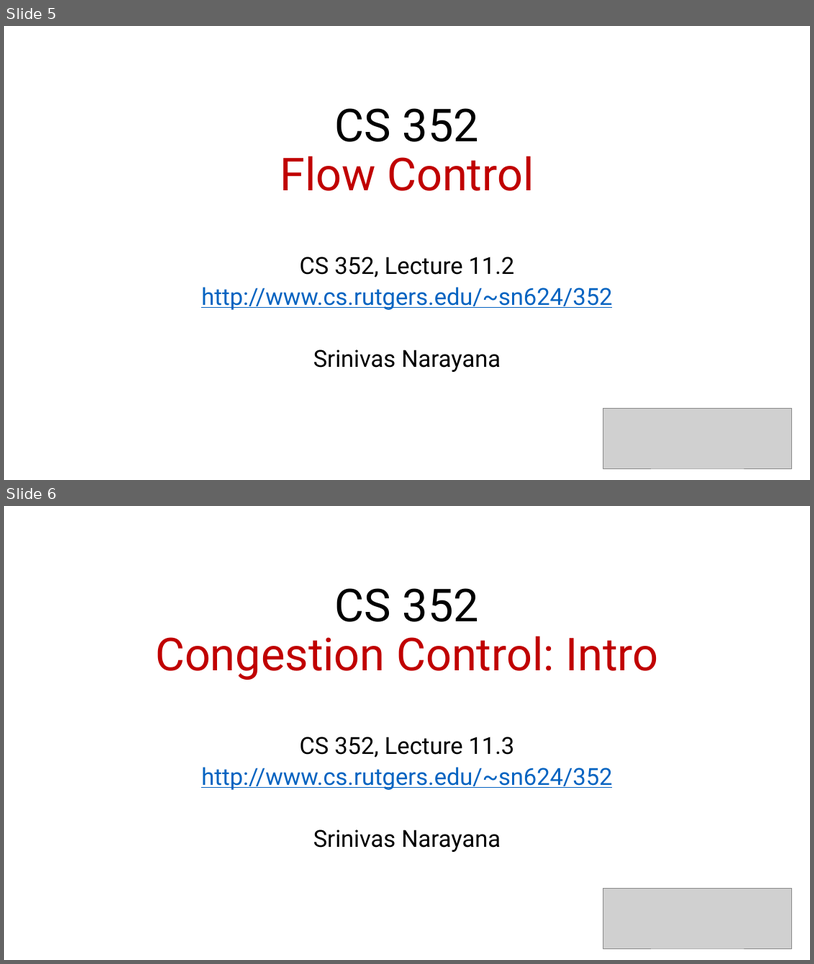
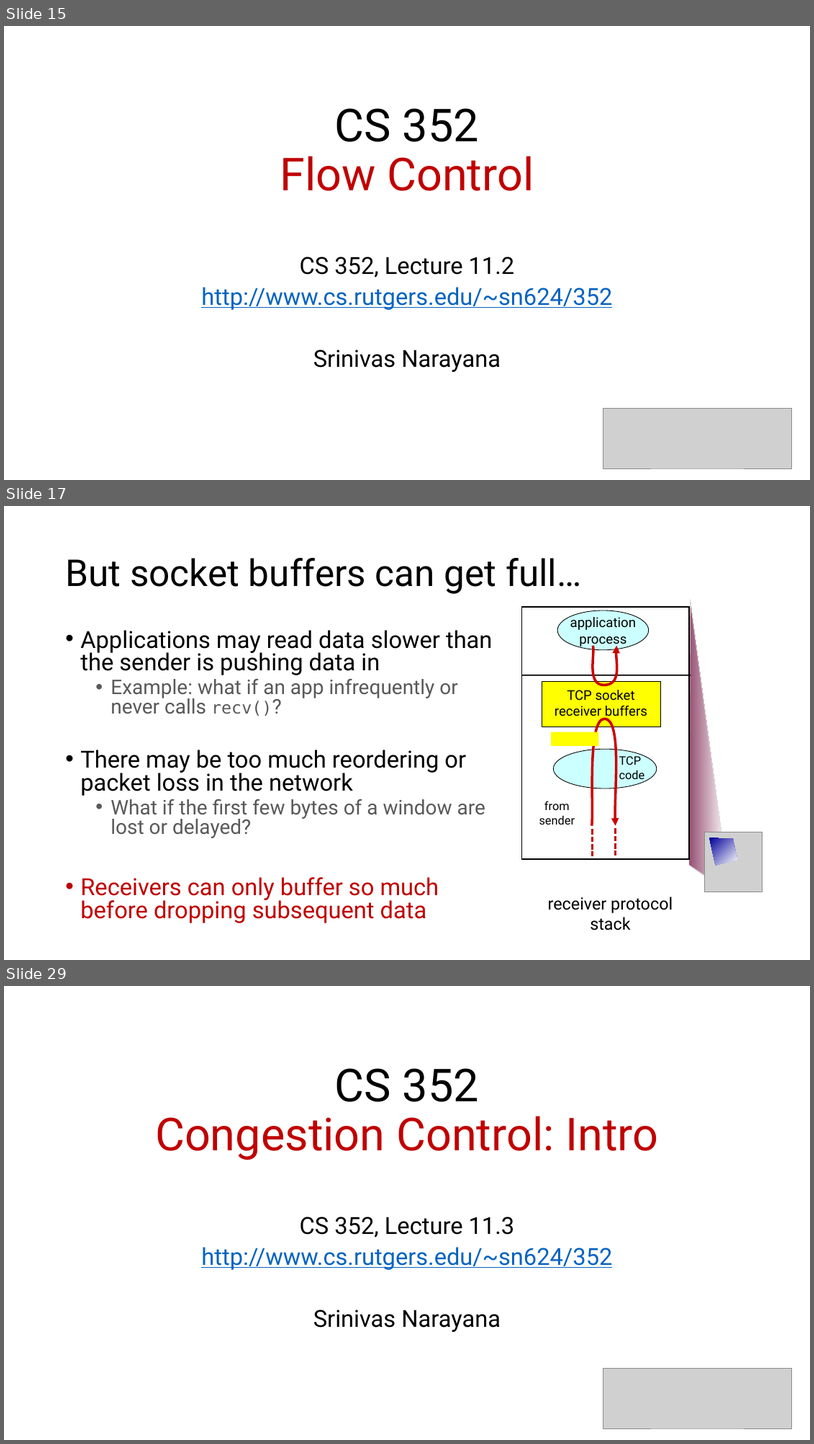
Before and after one commit to ngsrinivas/coursegen, a slide deck: ex/352-S21/staging/352-S21/lectures/transport-tcp-ordering-flow-control-intro-congestion-control.pptx. Shown one above the other, each under a label of ours: slides 5 and 6 before the commit, slides 15, 17 and 29 after it; the slides between them are not shown. The pictures are 814x964 and 814x1444 pixels, drawn with LibreOffice and Linux fonts; fonts in the diff are those of the drawing; grey boxes stand for pictures. Boxes give left, top, right and bottom in pixels: in the first picture for what was removed or moved away, otherwise in the second. Text is boxed around its words. In the diff, an @@ line names an element or a change of style, - is before the commit and + after.

```diff
--- a/ex/352-S21/staging/352-S21/lectures/transport-tcp-ordering-flow-control-intro-congestion-control.pptx
+++ b/ex/352-S21/staging/352-S21/lectures/transport-tcp-ordering-flow-control-intro-congestion-control.pptx
@@ slide 17 added at [4,506,810,960], background #FFFFFF @@
@@ title added at [65,558,581,594], 44 pt, text #000000 @@
+But socket buffers can get full…
@@ text added at [80,630,492,923], 28 pt, text #000000 @@
+• Applications may read data slower than the sender is pushing data in
+  • Example: what if an app infrequently or never calls recv()?
+• There may be too much reordering or packet loss in the network
+  • What if the first few bytes of a window are lost or delayed?
+• Receivers can only buffer so much before dropping subsequent data
@@ group added at [522,600,763,930]: 4 freeform shapes, 4 texts, 3 rectangles, 3 lines, 2 ellipses, 1 picture @@
+application
+process
+TCP socket
+receiver buffers
+TCP
+code
+receiver protocol stack
+from sender
@@ what was slide 5 is now slide 15 @@
@@ what was slide 6 is now slide 29 @@
```
Also in this commit, not shown: 32 other slides added.
